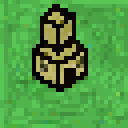
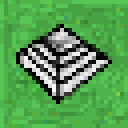
The second 128×128 image is a revision of the first. Changes to its layers:
renamed "Warstwa. kopia" to "Warstwa #1", painted on it over [4, 0, 128, 120]
